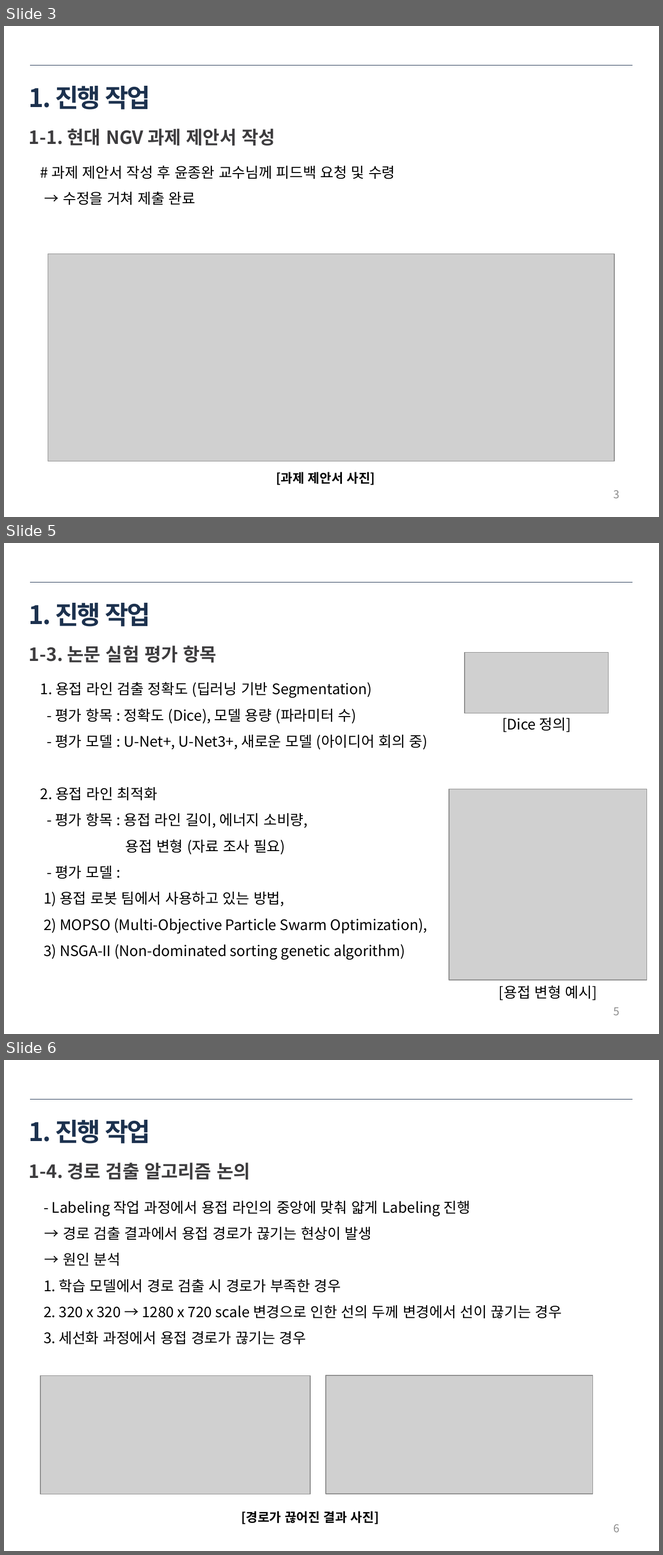
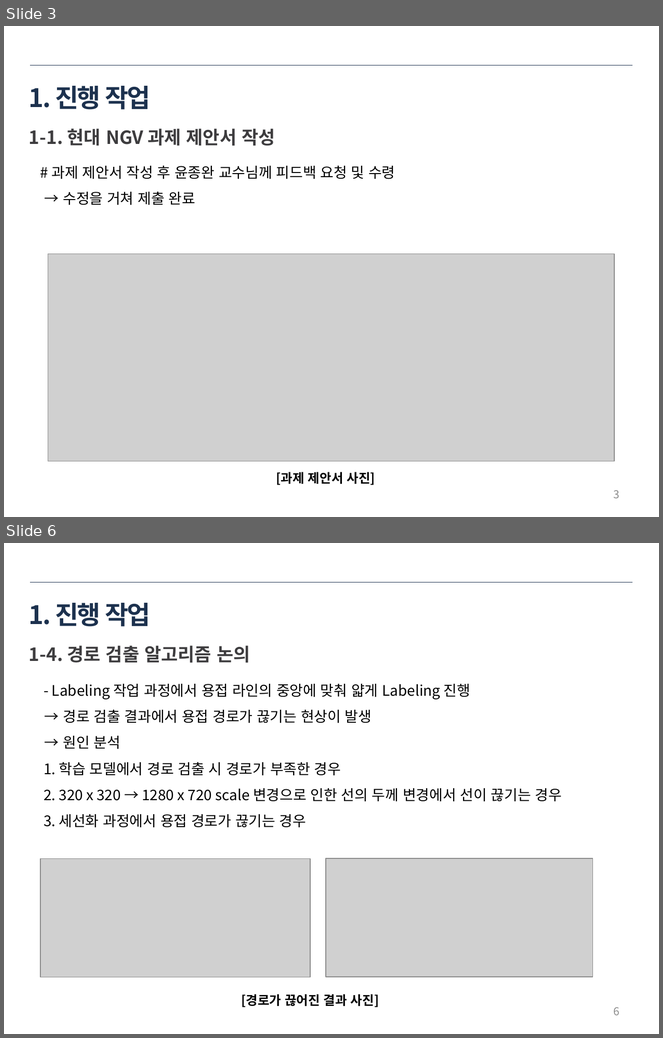
Before and after one commit to ssh6189/2022.03.05, a slide deck: 2022년 3월 5일 용접자동화로봇.pptx. Shown one above the other, each under a label of ours: slides 3, 5 and 6 before the commit, slides 3 and 6 after it; the slides between them are not shown. The pictures are 663x1555 and 663x1038 pixels, drawn with LibreOffice and Linux fonts; fonts in the diff are those of the drawing; grey boxes stand for pictures. Boxes give left, top, right and bottom in pixels: in the first picture for what was removed or moved away, otherwise in the second. Text is boxed around its words. In the diff, an @@ line names an element or a change of style, - is before the commit and + after.

```diff
--- a/2022년 3월 5일 용접자동화로봇.pptx
+++ b/2022년 3월 5일 용접자동화로봇.pptx
@@ slide 5 removed at <box>4,543,659,1034</box>, background #FFFFFF @@
@@ line removed from (30, 583) to (632, 583) @@
@@ title removed at <box>29,603,150,627</box> @@
-1. 진행 작업
@@ text removed at <box>29,645,217,663</box> @@
-1-3. 논문 실험 평가 항목
@@ picture removed at <box>465,652,609,714</box> @@
@@ text removed at <box>40,682,428,960</box> @@
-1. 용접 라인 검출 정확도 (딥러닝 기반 Segmentation)
-- 평가 항목 : 정확도 (Dice), 모델 용량 (파라미터 수)
-- 평가 모델 : U-Net+, U-Net3+, 새로운 모델 (아이디어 회의 중)
-2. 용접 라인 최적화
-- 평가 항목 : 용접 라인 길이, 에너지 소비량,
-용접 변형 (자료 조사 필요)
-- 평가 모델 :
-1) 용접 로봇 팀에서 사용하고 있는 방법,
-2) MOPSO (Multi-Objective Particle Swarm Optimization),
-3) NSGA-II (Non-dominated sorting genetic algorithm)
@@ text removed at <box>502,718,571,732</box> @@
-[Dice 정의]
@@ picture removed at <box>449,789,647,981</box> @@
@@ text removed at <box>499,986,597,1001</box> @@
-[용접 변형 예시]
@@ page number removed at <box>614,1007,620,1016</box> @@
-5
```
Also in this commit, not shown: 2 slides changed, 8 slides added, 3 other slides removed.
